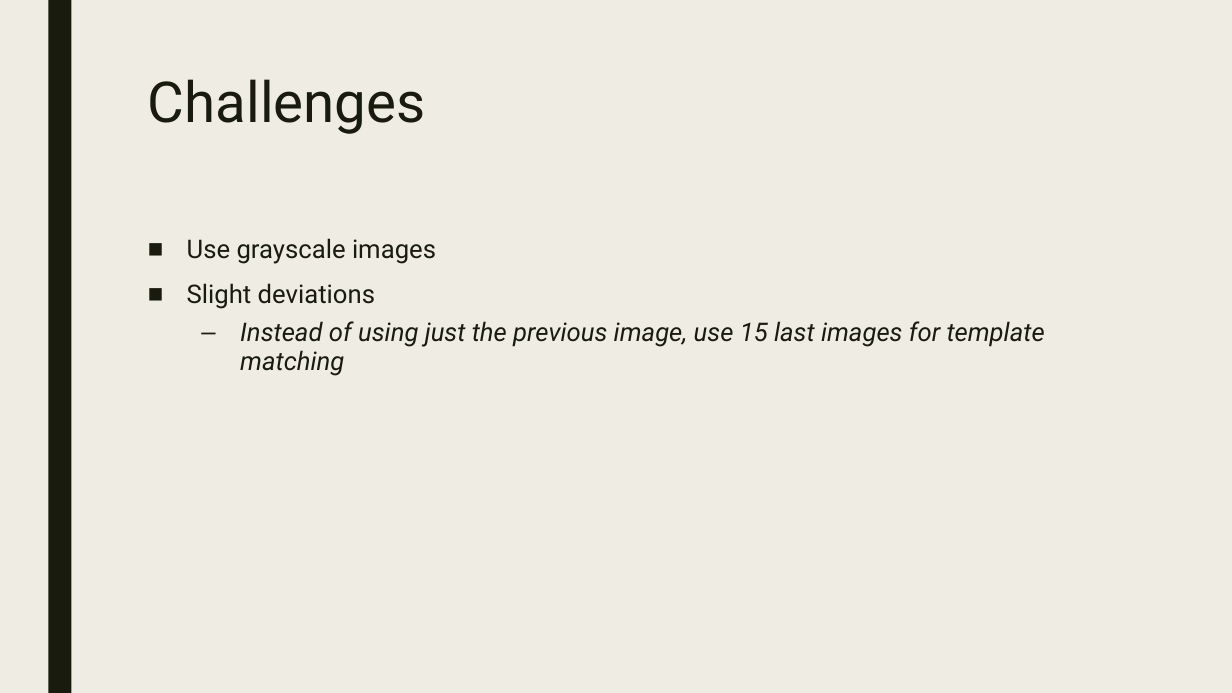
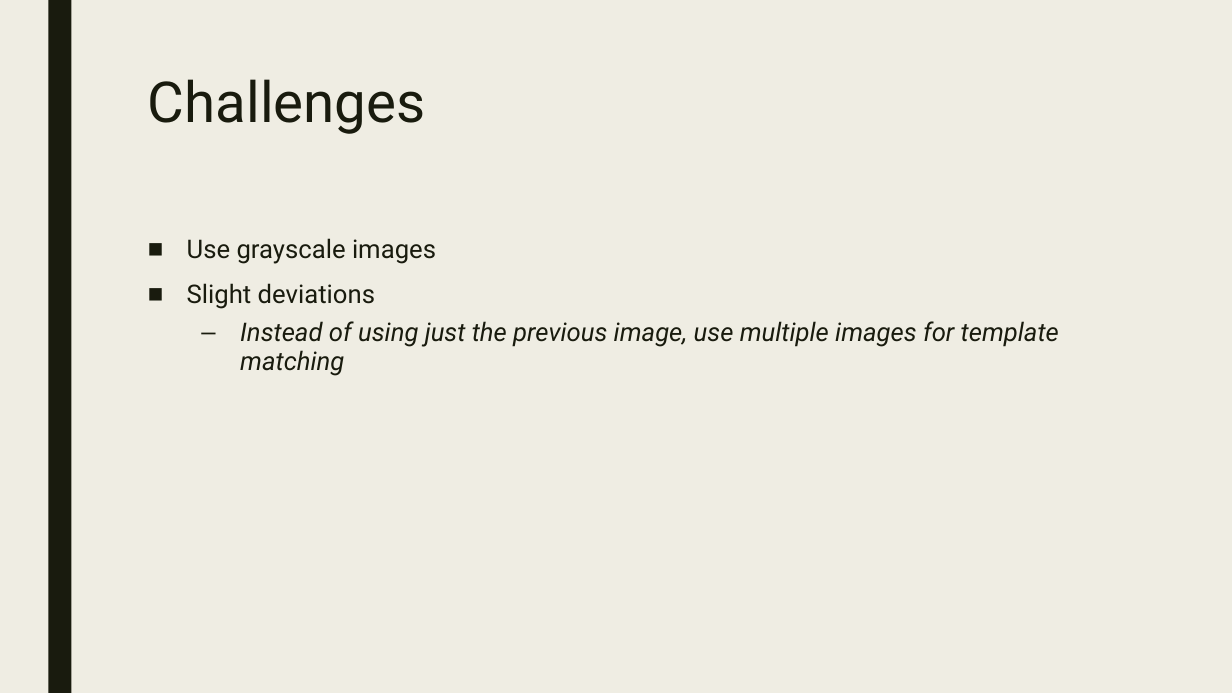
Before and after one commit to Shushalsec/ISIP, a slide deck: slide 7 of isip_presentation.pptx. Drawn at 1232x693 pixels with LibreOffice and Linux fonts; fonts in the diff are those of the drawing. Boxes give left, top, right and bottom in pixels: in the first picture for what was removed or moved away, otherwise in the second. Text is boxed around its words. In the diff, an @@ line names an element or a change of style, - is before the commit and + after.

```diff
--- a/isip_presentation.pptx
+++ b/isip_presentation.pptx
@@ text at bbox=[240, 321, 1059, 376]: text changed @@
-  – Instead of using just the previous image, use 15 last images for template matching
+  – Instead of using just the previous image, use multiple images for template matching
```
Also in this commit, not shown: 3 other slides changed.
